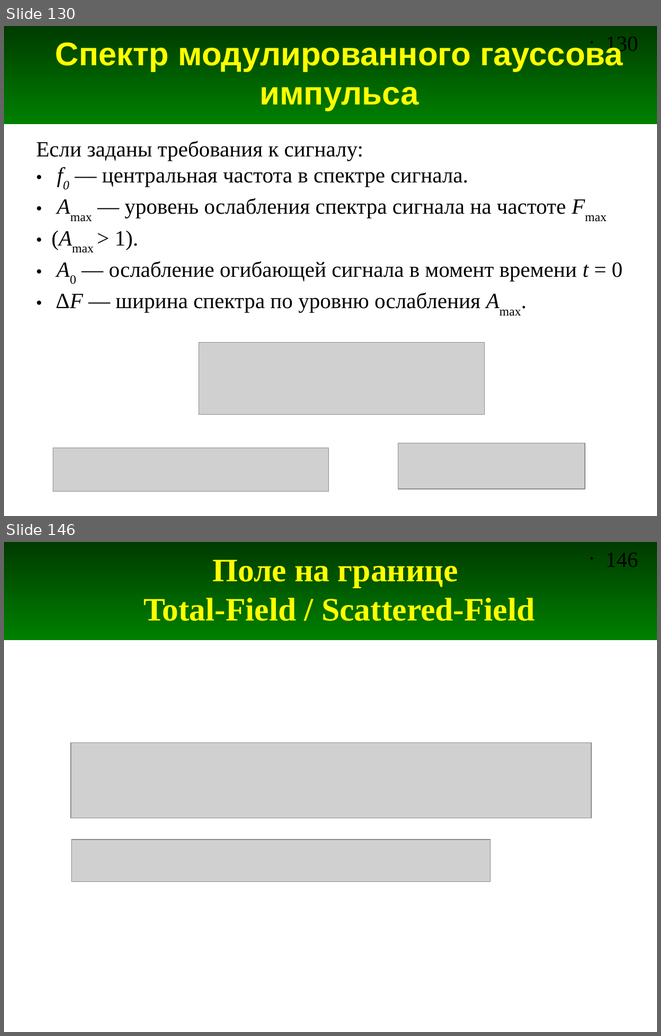
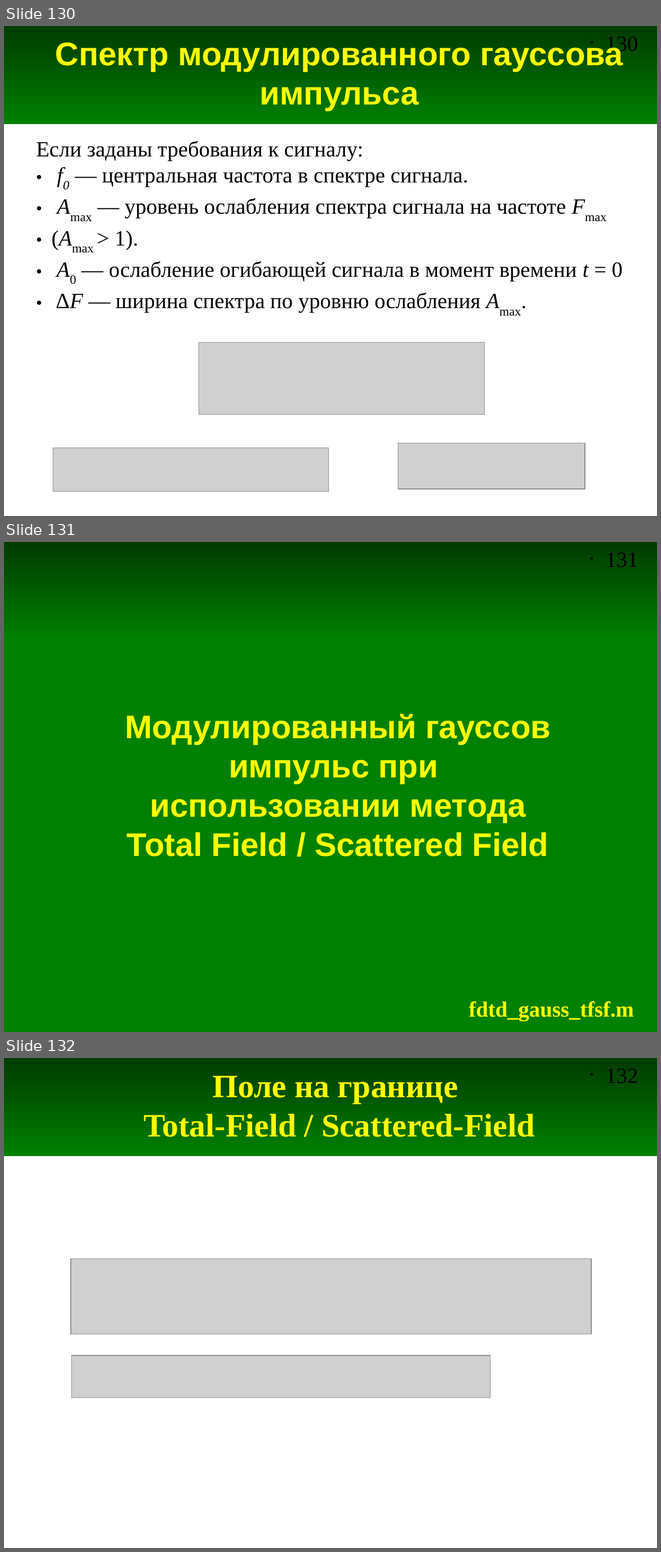
Before and after one commit to andris0147sv/modelling, a slide deck: presentations/2. FDTD.odp. Shown one above the other, each under a label of ours: slides 130 and 146 before the commit, slides 130, 131 and 132 after it; the slides between them are not shown. The pictures are 661x1036 and 661x1552 pixels, drawn with LibreOffice and Linux fonts; fonts in the diff are those of the drawing; grey boxes stand for pictures. Boxes give left, top, right and bottom in pixels: in the first picture for what was removed or moved away, otherwise in the second. Text is boxed around its words. In the diff, an @@ line names an element or a change of style, - is before the commit and + after.

Commit message:
Добавлены слайды и скрипт для использования метода TFSF с модулированным гауссовым сигналом

```diff
--- a/presentations/2. FDTD.odp
+++ b/presentations/2. FDTD.odp
@@ slide 131 added at <box>4,542,657,1032</box>, background #FFFFFF; not listed: 2 template elements that a slide beside it also shows @@
@@ rectangle added at <box>4,637,657,1032</box>, fill #008000, outline #008000 0 pt @@
@@ title added at <box>125,714,550,856</box>, 36 pt, text #FFFF00, bold @@
+Модулированный гауссов импульс при
+использовании метода
+Total Field / Scattered Field
@@ text added at <box>469,1001,634,1020</box>, 24 pt, text #FFFF00, bold @@
+fdtd_gauss_tfsf.m
@@ what was slide 146 is now slide 132 @@
@@ page number at <box>606,1069,638,1083</box>: text changed @@
-• 146
+• 132
```
Also in this commit, not shown: 1 slide changed, 5 other slides added, 1 other file.
